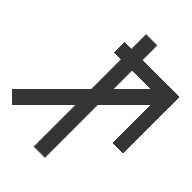
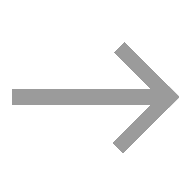
Layer changes from the first 192 × 192 image to the second:
removed layer "Eingefügte Ebene" over [33, 34, 158, 158]
painted on "Hintergrund" over [12, 42, 179, 153]
